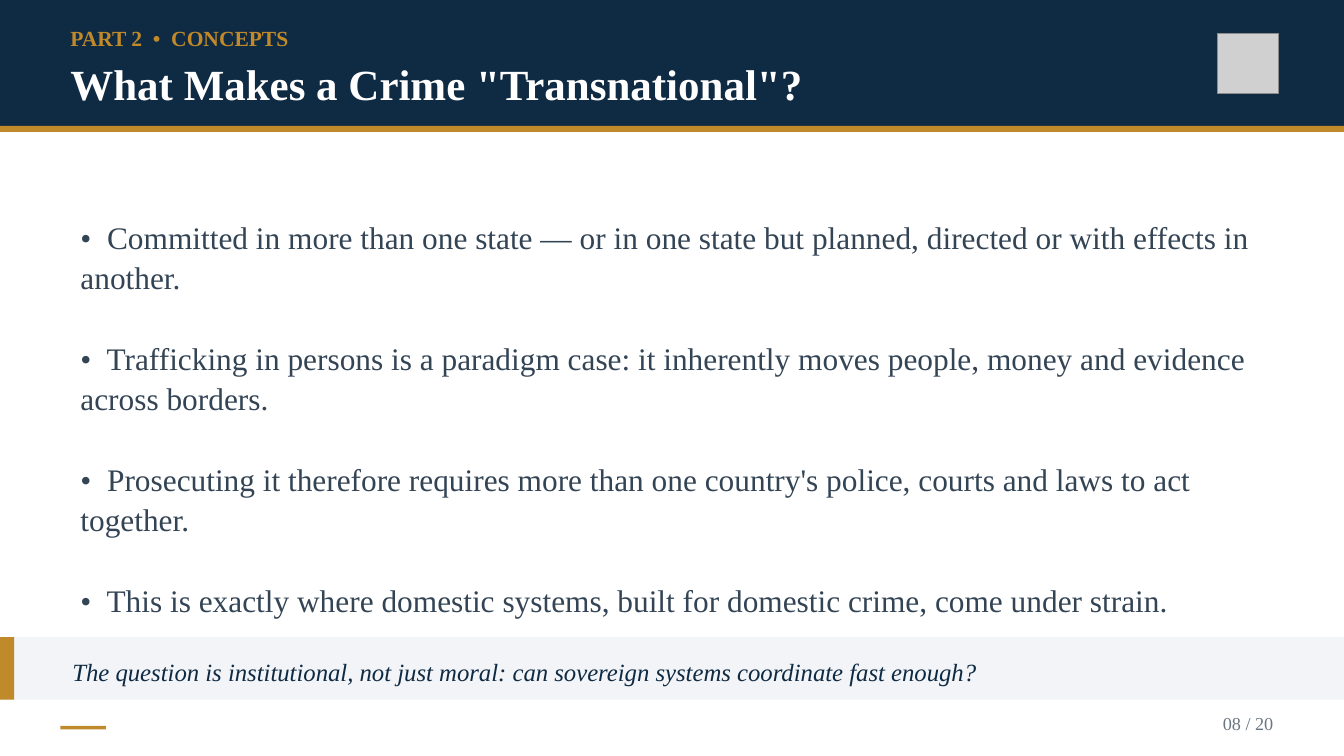
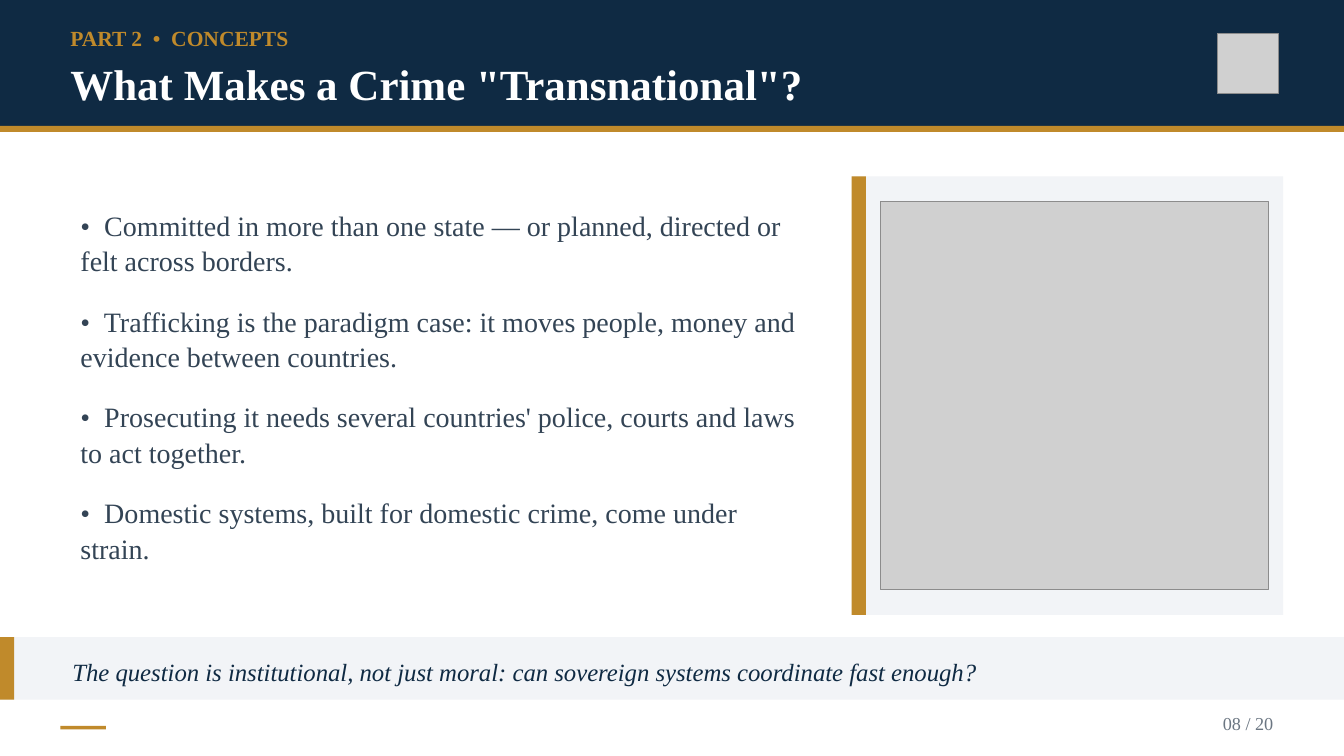
Before and after one commit to Kokidesu/Koki, a slide deck: slide 8 of projects/transnational-justice/Epstein_Transnational_Justice.pptx. Drawn at 1344x756 pixels with LibreOffice and Linux fonts; fonts in the diff are those of the drawing; grey boxes stand for pictures. Boxes give left, top, right and bottom in pixels: in the first picture for what was removed or moved away, otherwise in the second. Text is boxed around its words. In the diff, an @@ line names an element or a change of style, - is before the commit and + after.

```diff
--- a/projects/transnational-justice/Epstein_Transnational_Justice.pptx
+++ b/projects/transnational-justice/Epstein_Transnational_Justice.pptx
@@ rectangle added at [852,176,1284,615], fill #F2F4F7 @@
@@ rectangle added at [852,176,866,615], fill #C08A2B @@
@@ picture added at [880,202,1268,590] @@
@@ text at [80,216,794,560]: text changed; size 22.4 to 20.1 pt @@
-• Committed in more than one state — or in one state but planned, directed or with effects in another.
-• Trafficking in persons is a paradigm case: it inherently moves people, money and evidence across borders.
-• Prosecuting it therefore requires more than one country's police, courts and laws to act together.
-• This is exactly where domestic systems, built for domestic crime, come under strain.
+• Committed in more than one state — or planned, directed or felt across borders.
+• Trafficking is the paradigm case: it moves people, money and evidence between countries.
+• Prosecuting it needs several countries' police, courts and laws to act together.
+• Domestic systems, built for domestic crime, come under strain.
```
Also in this commit, not shown: 10 other slides changed, 25 other files.
